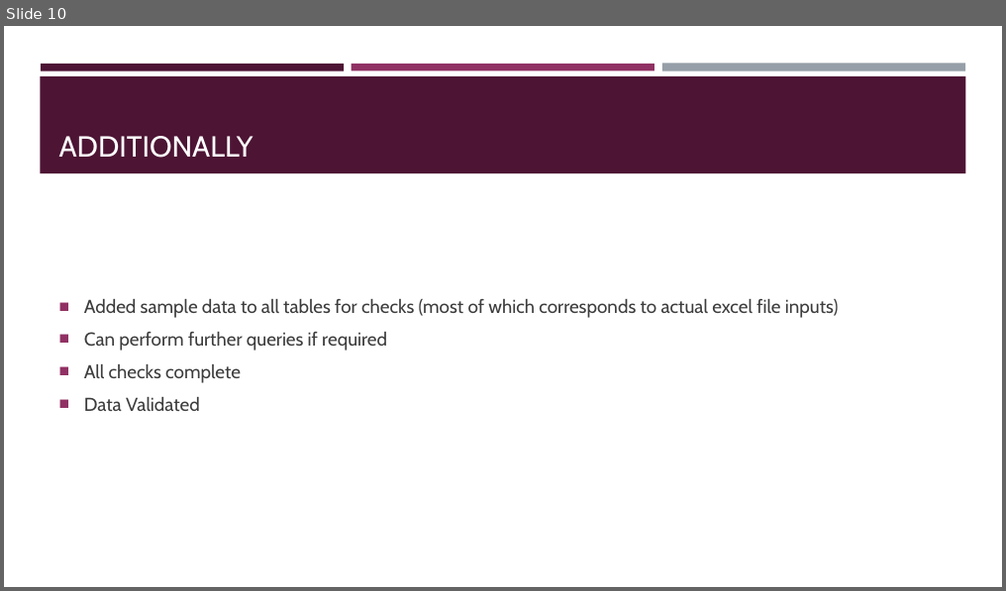
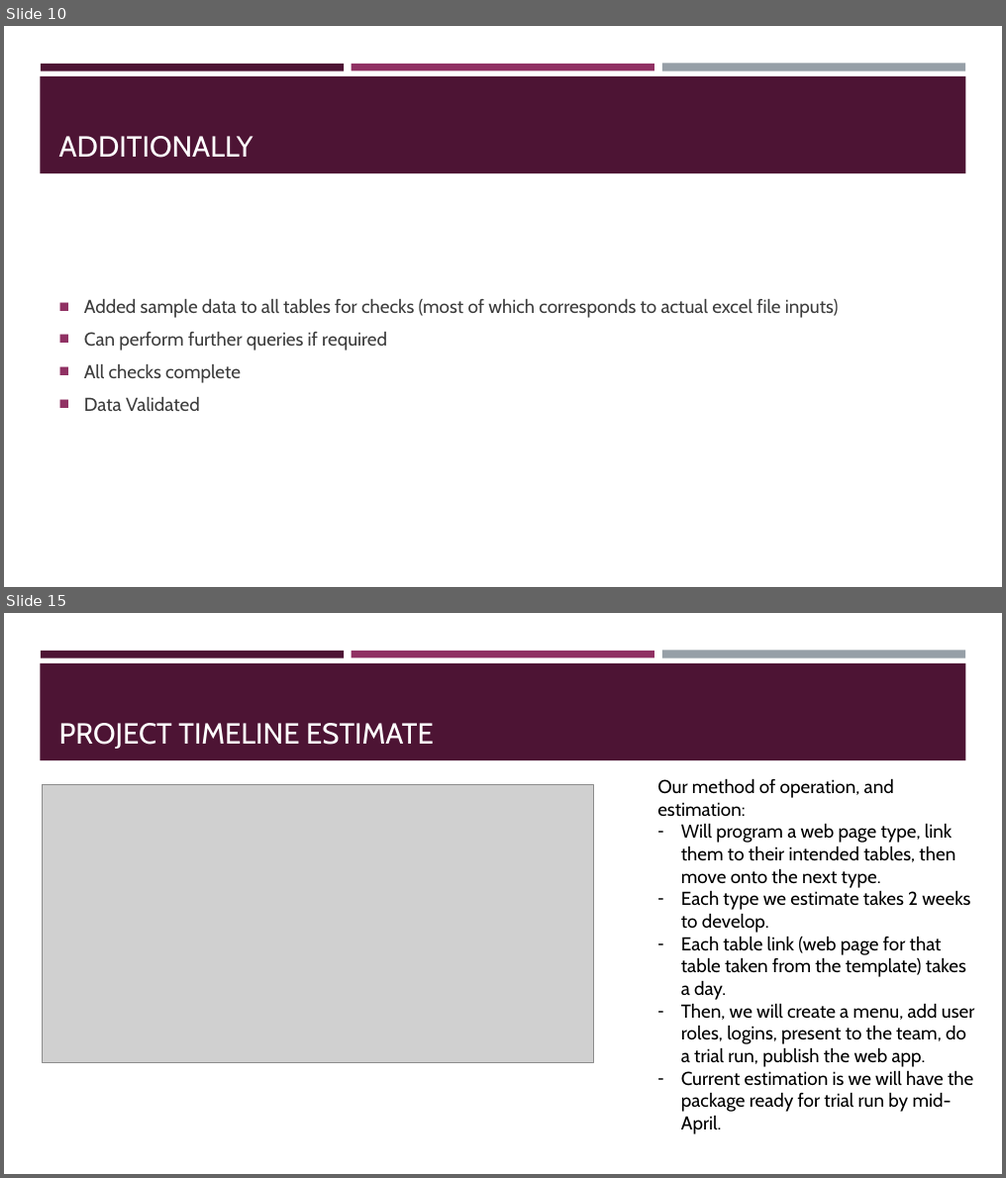
Before and after one commit to LaplaceDM/HanonSystemsDatabase, a slide deck: Documentation/Database.pptx. Shown one above the other, each under a label of ours: slide 10 before the commit, slides 10 and 15 after it; the slides between them are not shown. The pictures are 1006x591 and 1006x1178 pixels, drawn with LibreOffice and Linux fonts; fonts in the diff are those of the drawing; grey boxes stand for pictures. Boxes give left, top, right and bottom in pixels: in the first picture for what was removed or moved away, otherwise in the second. Text is boxed around its words. In the diff, an @@ line names an element or a change of style, - is before the commit and + after.

Commit message:
Finished presentation explaining web pages and timeline, updated timeline

```diff
--- a/Documentation/Database.pptx
+++ b/Documentation/Database.pptx
@@ slide 15 added at (x1=4, y1=613, x2=1002, y2=1174), background #FFFFFF; not listed: 4 template elements that a slide beside it also shows @@
@@ title added at (x1=59, y1=723, x2=434, y2=749), 28 pt, text #FFFFFF @@
+PROJECT TIMELINE ESTIMATE
@@ picture added at (x1=43, y1=785, x2=593, y2=1063) @@
@@ text added at (x1=657, y1=778, x2=974, y2=1112), 18 pt, text #000000 @@
+Our method of operation, and estimation:
+– Will program a web page type, link them to their intended tables, then move onto the next type.
+– Each type we estimate takes 2 weeks to develop.
+– Each table link (web page for that table taken from the template) takes a day.
+– Then, we will create a menu, add user roles, logins, present to the team, do a trial run, publish the web app.
+– Current estimation is we will have the package ready for trial run by mid-April.
```
Also in this commit, not shown: 4 other slides added, 2 other files.
